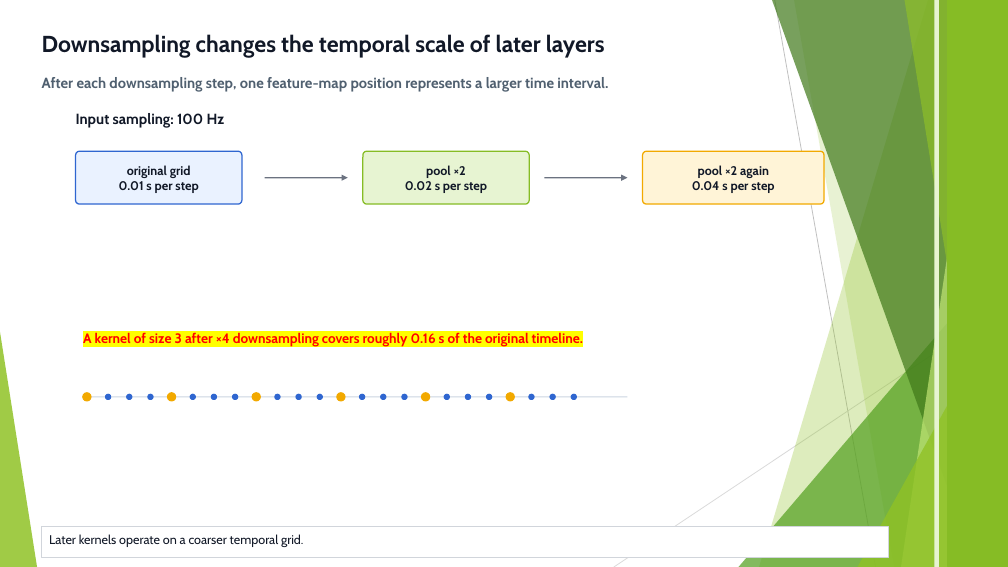
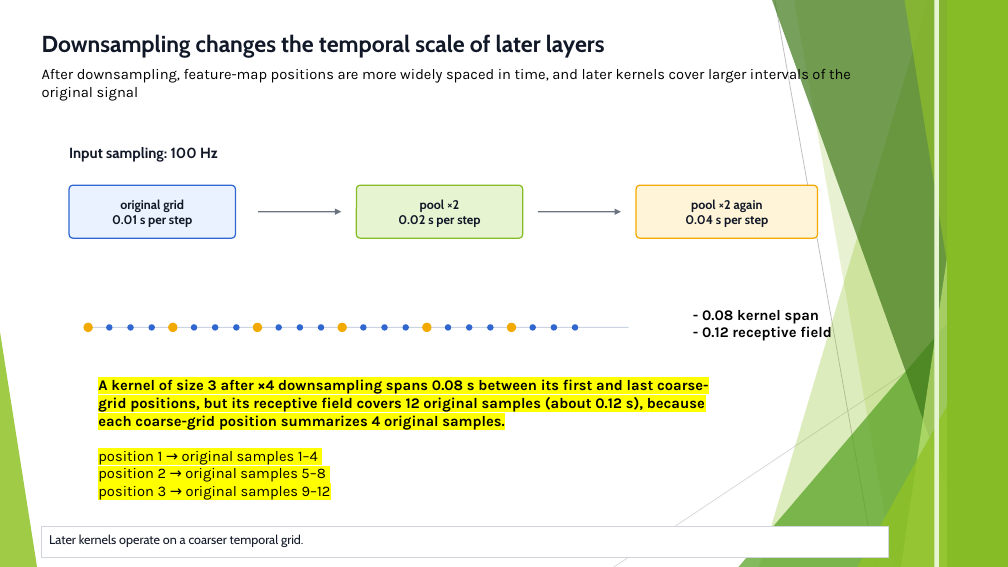
Before and after one commit to FranzGH/timeseries, a slide deck: slide 82 of Slides/05 CNNs.pptx. Drawn at 1008x567 pixels with LibreOffice and Linux fonts; fonts in the diff are those of the drawing. Boxes give left, top, right and bottom in pixels: in the first picture for what was removed or moved away, otherwise in the second. Text is boxed around its words. In the diff, an @@ line names an element or a change of style, - is before the commit and + after.

Commit message:
Pre-lecture

```diff
--- a/Slides/05 CNNs.pptx
+++ b/Slides/05 CNNs.pptx
@@ text at [42,66,851,101]: text changed; font Cabin to Karla; text colour #506070 to #000000; bold off @@
-After each downsampling step, one feature-map position represents a larger time interval.
+After downsampling, feature-map positions are more widely spaced in time, and later kernels cover larger intervals of the original signal
@@ 4 texts, 3 rounded rectangles, 2 arrows: place and size @@
-4 texts, 3 rounded rectangles, 2 arrows at [76,113,824,204]
+4 texts, 3 rounded rectangles, 2 arrows at [69,147,817,238]
@@ 24 ellipses, 1 line: place and size @@
-24 ellipses, 1 line at [82,392,628,401]
+24 ellipses, 1 line at [84,324,629,332]
@@ text added at [702,310,832,342], 14 pt, text #000000, bold @@
+- 0.08 kernel span
+- 0.12 receptive field
@@ text at [98,379,709,500]: text changed; size 13 to 14 pt; font Cabin to Karla; text colour #FF0000 to #000000 @@
-A kernel of size 3 after ×4 downsampling covers roughly 0.16 s of the original timeline.
+A kernel of size 3 after ×4 downsampling spans 0.08 s between its first and last coarse-grid positions, but its receptive field covers 12 original samples (about 0.12 s), because each coarse-grid position summarizes 4 original samples.
+position 1 → original samples 1–4
+position 2 → original samples 5–8
+position 3 → original samples 9–12
```
Also in this commit, not shown: 64 other slides changed, 20 slides added, 5 slides removed, 1 other file.
